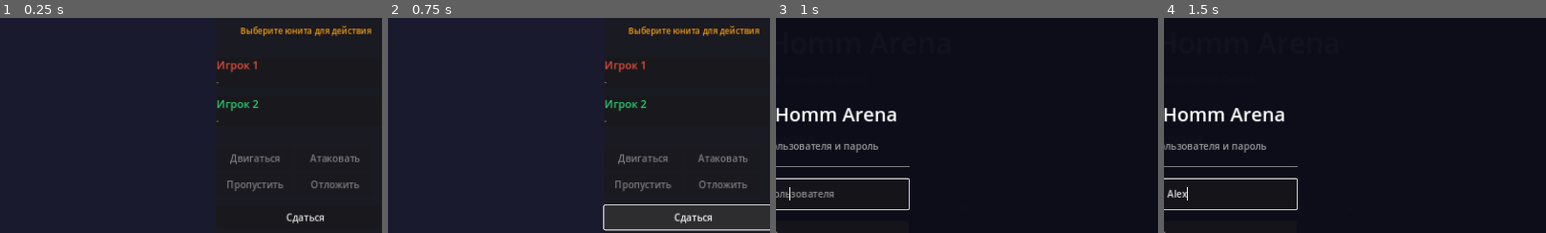
Above: before the commit, frames 1-4 (left to right).
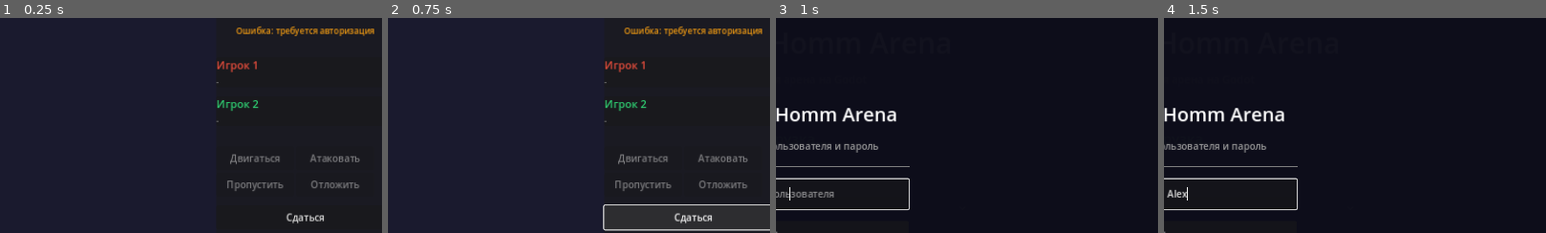
Above: after the commit, the same moments.

Repository: VereshchaginKonstantin/ModernHomm
Game: Godot game, scene res://scenes/game.tscn
Two runs of this game, one before a commit and one after it. Both use one fixed random seed, a clock stepped at 60 frames per second and the inputs below. This scene is started directly instead of the project's main scene.
Inputs (mouse positions are % of the whole screen's width and height, from its top left):
- Up to frame 1 (0.25 s): no input
- Up to frame 2 (0.75 s): click "Сдаться" at 0.5 s
- Up to frame 3 (1 s): no input
- Up to frame 4 (1.5 s): click (50, 47) at 1.27 s; type "Alex" at 1.35 s
The pictures show only the part of the screen within x 48-98%, y 6-56%; the shares and areas given below are measured in that part.

The runs differ from the first frame. In frame 1, 0.8% of the frame differs, in the area x 61-98%, y 3-9%; in frame 2, 0.8%; in frame 3, nothing differs; in frame 4, nothing differs.

Commit message:
Fix memory overflow: stop polling on auth errors
- Stop polling when authorization errors occur to prevent infinite request loops
- Check if user is authenticated before starting polling in game scene
- This fixes memory overflow caused by repeated failed API requests

🤖 Generated with [Claude Code](https://claude.com/claude-code)

Co-Authored-By: Claude <noreply@anthropic.com>

Diff:
--- a/godot-arena/scripts/autoload/game_manager.gd
+++ b/godot-arena/scripts/autoload/game_manager.gd
@@ -284,3 +284,7 @@
 func _on_api_error(error_message: String) -> void:
 	error_occurred.emit(error_message)
 	push_error("API Error: " + error_message)
+
+	# Останавливаем polling при ошибках авторизации чтобы избежать бесконечных запросов
+	if "Unauthorized" in error_message or "401" in error_message or "TOKEN" in error_message:
+		stop_polling()
--- a/godot-arena/scripts/game.gd
+++ b/godot-arena/scripts/game.gd
@@ -79,9 +79,12 @@
 	surrender_button.pressed.connect(_on_surrender_pressed)
 	game_over_overlay.get_node("VBox/BackButton").pressed.connect(_on_back_to_menu)
 
-	# Начинаем обновление состояния игры и запускаем polling
-	GameManager.refresh_game_state()
-	GameManager.start_polling()
+	# Начинаем обновление состояния игры и запускаем polling только если авторизован
+	if ApiClient.is_authenticated():
+		GameManager.refresh_game_state()
+		GameManager.start_polling()
+	else:
+		hint_label.text = "Ошибка: требуется авторизация"
 
 func _on_game_state_updated(state: Dictionary) -> void:
 	# Обновляем размер поля
Not shown, changed: VERSION
Not shown, changed: godot-arena/build/index.html
Not shown, changed: godot-arena/build/index.pck
